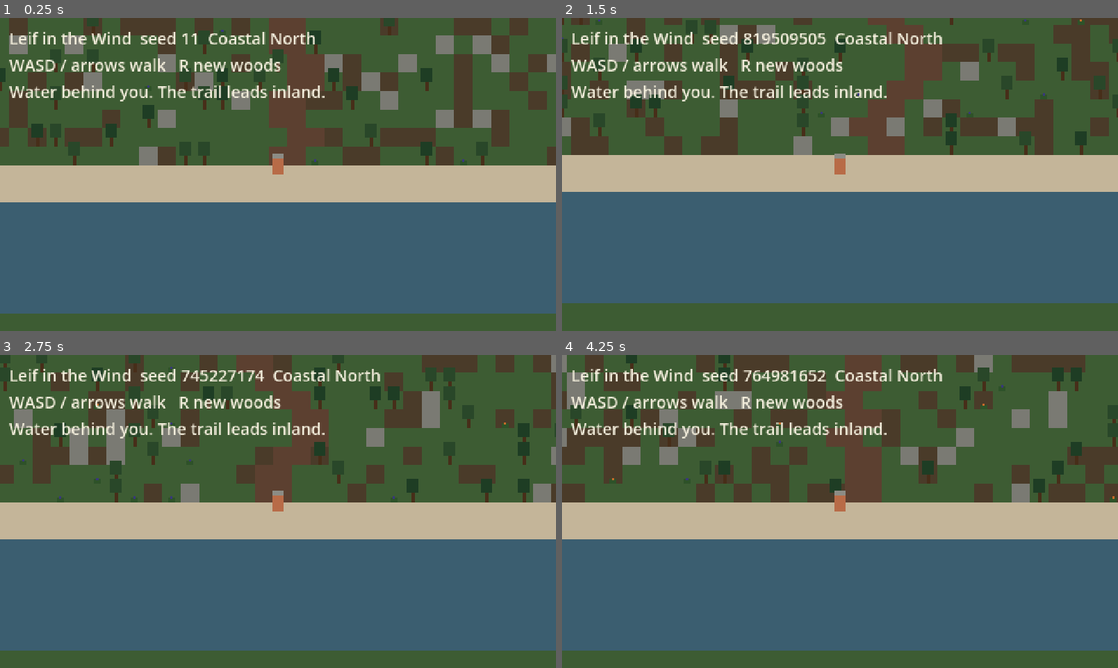
Above: before the commit, frames 1-4 (two rows, left to right).
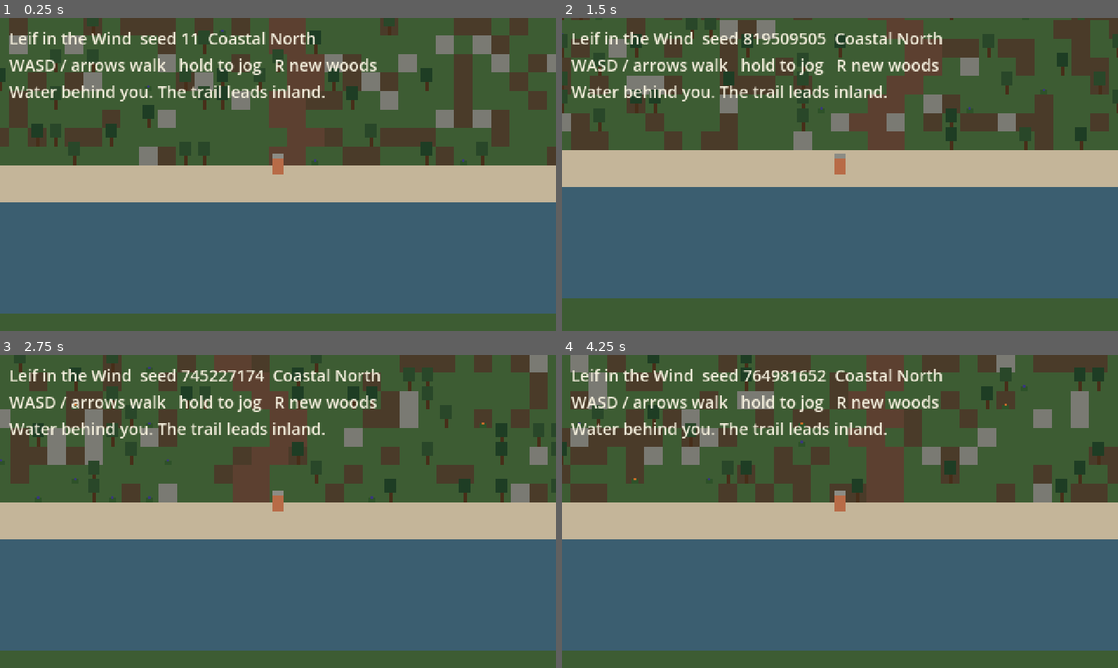
Above: after the commit, the same moments.

Repository: sam-dev-site/leif-in-the-wind
Game: Godot game, scene res://world/world.tscn
Same seed, same stepped clock (60 frames per second), same inputs: the game is played once before the commit and once after it.
Inputs:
- Up to frame 1 (0.25 s): no input
- Up to frame 2 (1.5 s): tap Enter at 0.5 s; hold D 0.53-1.28 s; tap R at 0.6, 1.35 s; hold S from 1.28 s (still down)
- Up to frame 3 (2.75 s): tap Space at 2 s; release S at 2.03 s; hold D from 2.03 s (still down); tap R at 2.1 s
- Up to frame 4 (4.25 s): release D at 2.78 s; hold W 2.78-3.53 s; tap R at 2.85, 3.6 s; hold A from 3.53 s (still down)

The runs differ from the first frame. In frame 1, 0.8% of the frame differs, in the area x 32-68%, y 12-19%; in frame 2, 10%; in frame 3, 20%; in frame 4, 23%, in the area x 0-100%, y 0-48%.

Commit message:
Add a short hold-to-jog so walking is not a slog.
Hold WASD or arrows about a third of a second for a modest speed bump; release to walk again.

Diff:
--- a/game/world/hud.gd
+++ b/game/world/hud.gd
@@ -15,6 +15,6 @@
 func show_status(world_seed: int, biome_name: String) -> void:
 	_label.text = (
 		"Leif in the Wind  seed %d  %s\n"
-		+ "WASD / arrows walk   R new woods\n"
+		+ "WASD / arrows walk   hold to jog   R new woods\n"
 		+ "Water behind you. The trail leads inland."
 	) % [world_seed, biome_name]
--- a/game/world/player.gd
+++ b/game/world/player.gd
@@ -1,10 +1,13 @@
 class_name Player
 extends Node2D
 
-const SPEED := 70.0
+const WALK_SPEED := 70.0
+const RUN_SPEED := 100.0
+const RUN_AFTER := 0.28
 
 var world: World
 var _body: ColorRect
+var _hold_time := 0.0
 
 
 func _ready() -> void:
@@ -23,8 +26,11 @@
 func _process(delta: float) -> void:
 	var dir := _read_dir()
 	if dir == Vector2.ZERO:
+		_hold_time = 0.0
 		return
-	var next := global_position + dir * SPEED * delta
+	_hold_time += delta
+	var speed := RUN_SPEED if _hold_time >= RUN_AFTER else WALK_SPEED
+	var next := global_position + dir * speed * delta
 	if world != null and world.is_blocked_pixel(next):
 		var slide_x := Vector2(next.x, global_position.y)
 		var slide_y := Vector2(global_position.x, next.y)
Not shown, changed: docs/DECISIONS.md
Not shown, changed: docs/SLICE_0.md
Not shown, changed: docs/STATUS.md
